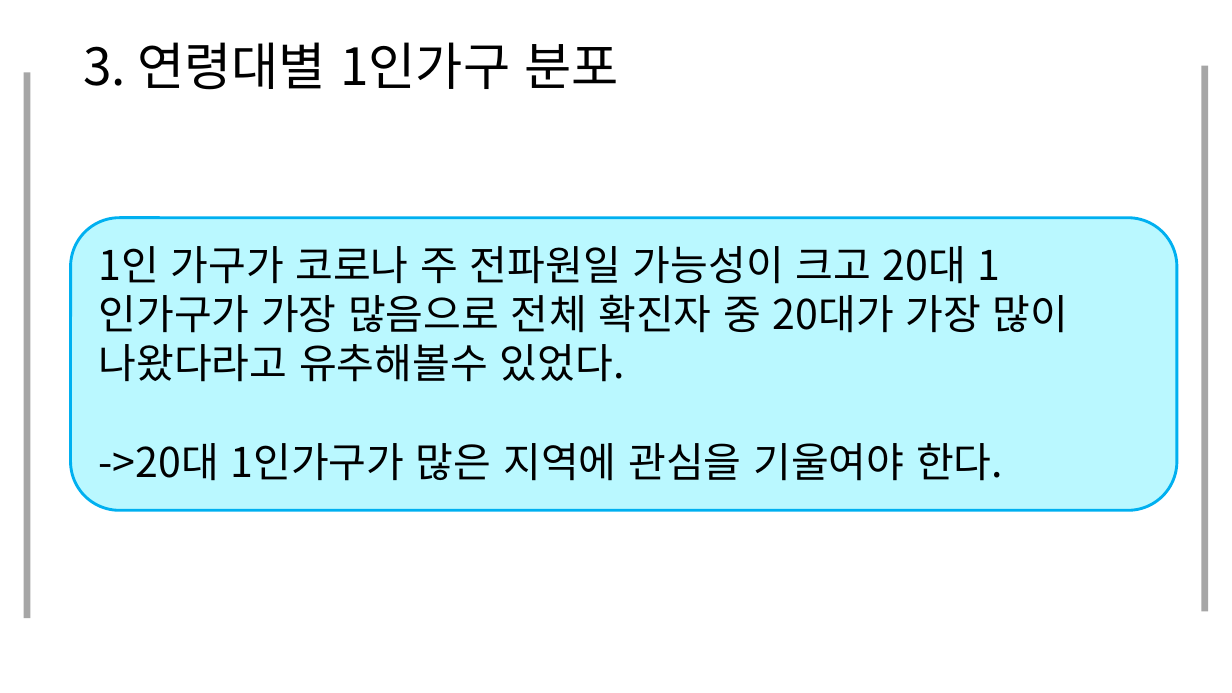
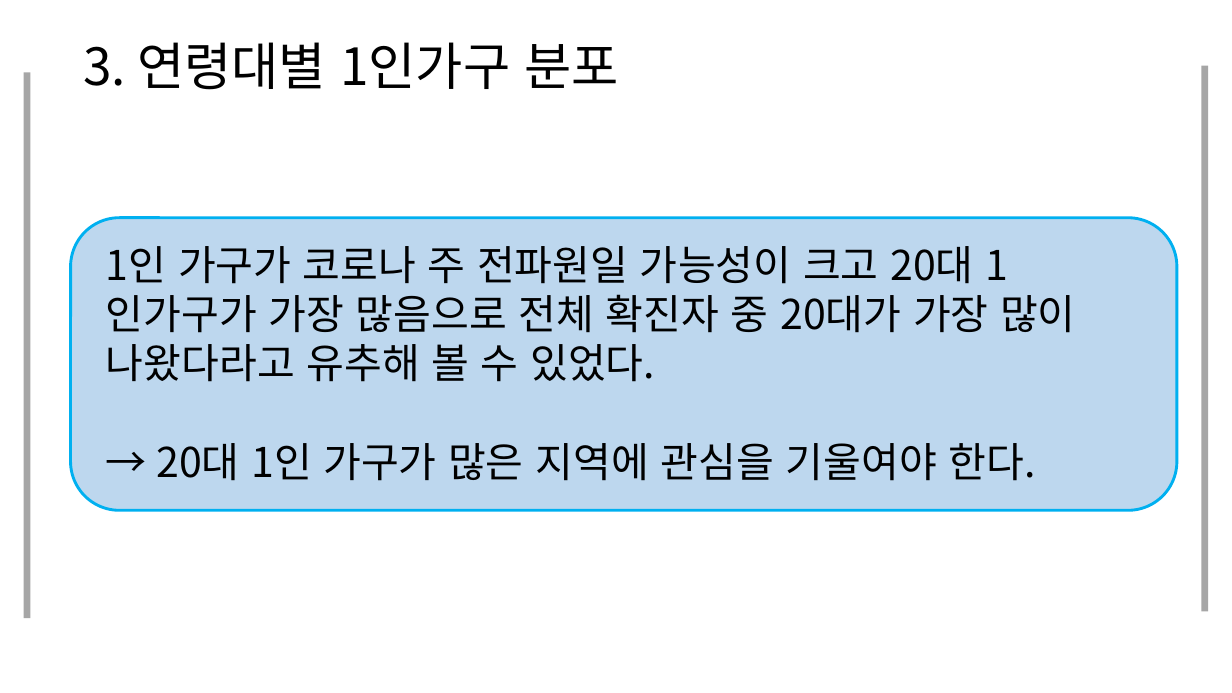
Before and after one commit to JooEHyeon/CORONA19_data_analysis, a slide deck: slide 27 of 최종합본.pptx (slide 26 before the commit). Drawn at 1232x693 pixels with LibreOffice and Linux fonts; fonts in the diff are those of the drawing. Boxes give left, top, right and bottom in pixels: in the first picture for what was removed or moved away, otherwise in the second. Text is boxed around its words. In the diff, an @@ line names an element or a change of style, - is before the commit and + after.

```diff
--- a/최종합본.pptx
+++ b/최종합본.pptx
@@ rounded rectangle at (70, 218, 1177, 511): fill #BAF8FF to #BDD7EE @@
@@ text at (106, 246, 1076, 481): text changed @@
-1인 가구가 코로나 주 전파원일 가능성이 크고 20대 1인가구가 가장 많음으로 전체 확진자 중 20대가 가장 많이 나왔다라고 유추해볼수 있었다.
-->20대 1인가구가 많은 지역에 관심을 기울여야 한다.
+1인 가구가 코로나 주 전파원일 가능성이 크고 20대 1인가구가 가장 많음으로 전체 확진자 중 20대가 가장 많이 나왔다라고 유추해 볼 수 있었다.
+→ 20대 1인 가구가 많은 지역에 관심을 기울여야 한다.
```
Also in this commit, not shown: 21 other slides changed, 4 slides added, 2 slides removed.
